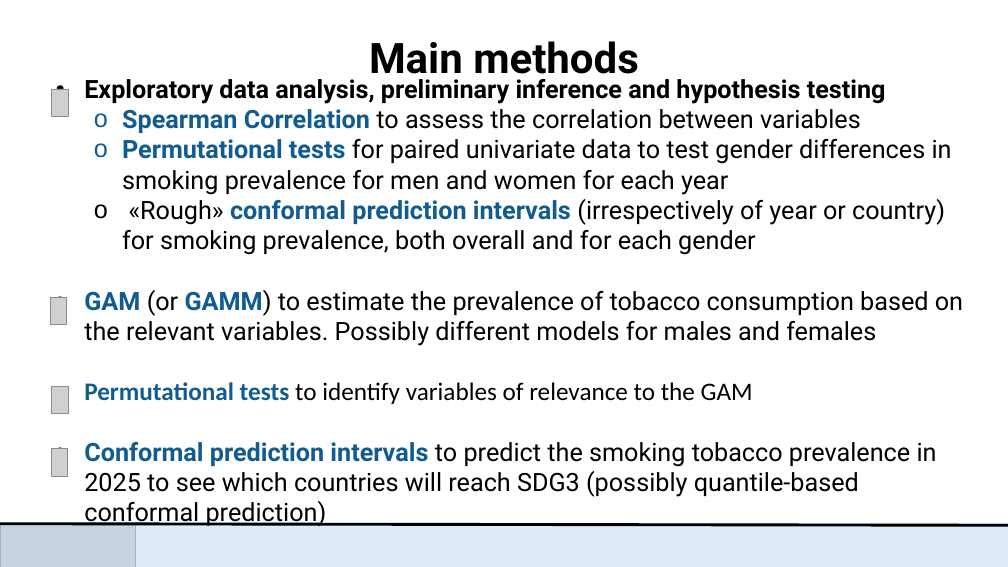
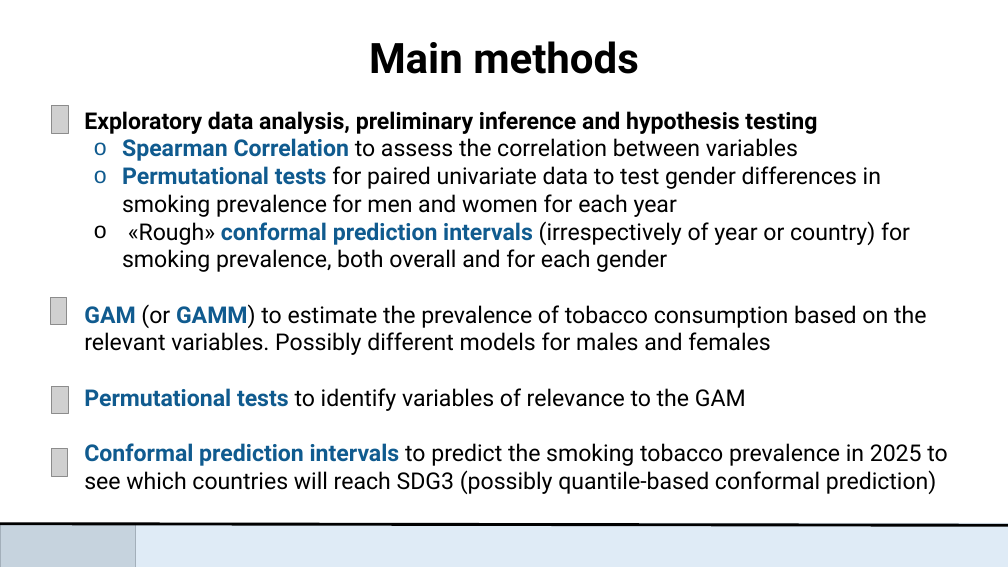
Before and after one commit to fl-hi1/Nonparametric-Statistics-project, a slide deck: slide 5 of presentations/1_LacombePetruso.pptx. Drawn at 1008x567 pixels with LibreOffice and Linux fonts; fonts in the diff are those of the drawing; grey boxes stand for pictures. Boxes give left, top, right and bottom in pixels: in the first picture for what was removed or moved away, otherwise in the second. Text is boxed around its words. In the diff, an @@ line names an element or a change of style, - is before the commit and + after.

```diff
--- a/presentations/1_LacombePetruso.pptx
+++ b/presentations/1_LacombePetruso.pptx
@@ text "Exploratory data analysis, preliminary inference ..." at [84, 111, 947, 494]: size 24 to 22 pt; font Calibri to Roboto in "Permutational tests to identify variables of relevance ..." @@
@@ picture: place and size @@
-picture at [52, 89, 69, 116]
+picture at [52, 106, 69, 133]
```
Also in this commit, not shown: 1 other slide changed, 5 other files.
